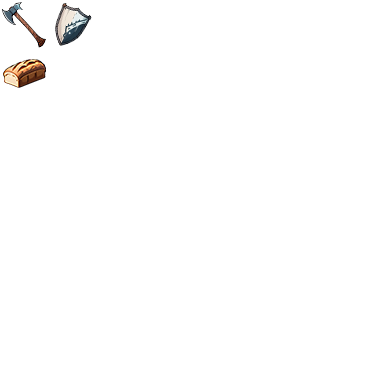
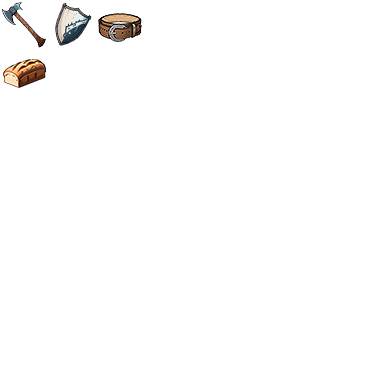
Revision of a layered 384 × 384 image; what changed, layer by layer:
added layer "Capa 4 copia" above "Capa 4" over bbox(97, 13, 142, 42)
added layer "Capa 4" above "Capa 3" over bbox(97, 13, 142, 42)
